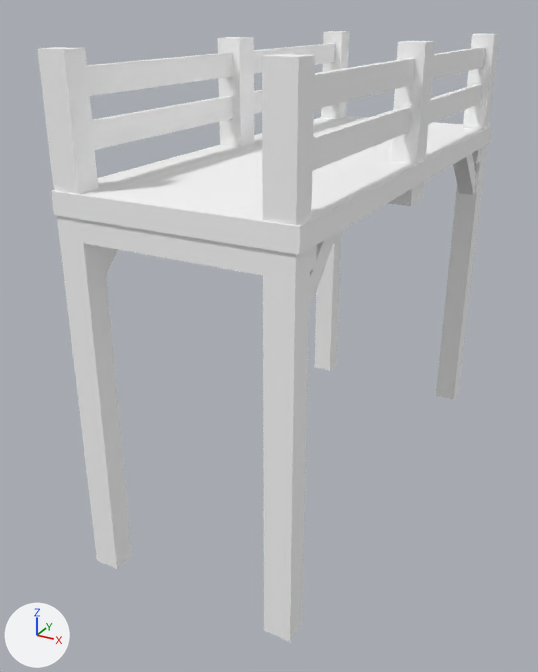
Before and after pictures for a commit that changed the glTF model assets/synty/simple_fantasy/models/SF_Prop_Bridge_01.glb.
Before and after are seen from a camera (50 mm lens) standing at (0.0651, -0.1394, 0.1005) and looking at (-0.0063, -0.0095, 0.0355). Every picture has the same lights, and +X, +Y and +Z are marked at lower left.

Names of what the first picture shows: 'SF_Prop_Bridge_01'.
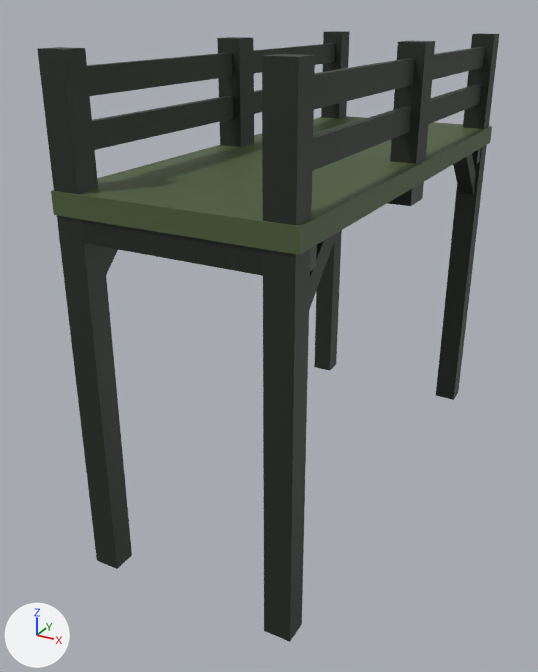
Changed parts and their boxes (x1, y1, x2, y2) in the pictures (538 x 672 px):
'SF_Prop_Bridge_01', surface changed (grey to black)
    both: (37, 31, 499, 642)

The change in detail:
Picture 'Undead_Footman_01' (img_undead_footman_01) is new.
In material 'lambert1' (mat_lambert1), base_color is no longer (1.0, 1.0, 1.0), white #ffffff.
In material 'lambert1' (mat_lambert1), texture is now set to img_undead_footman_01.
